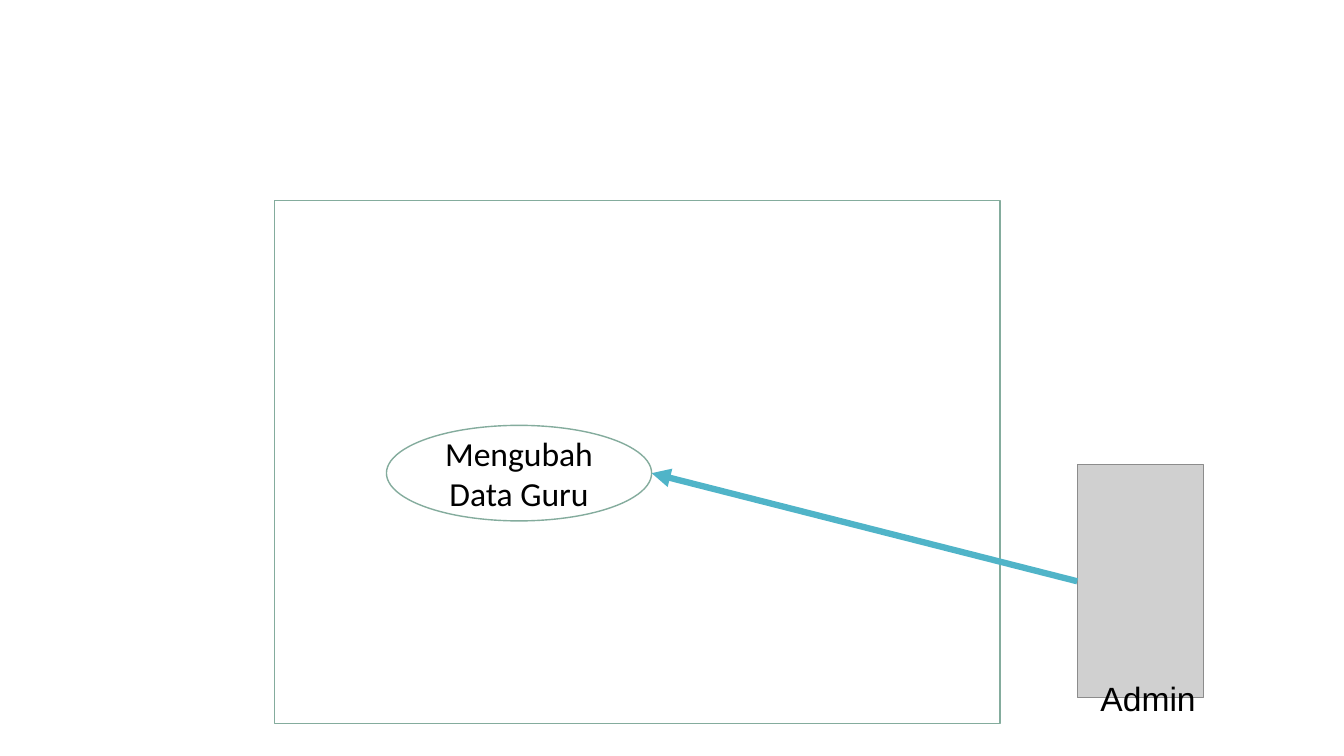
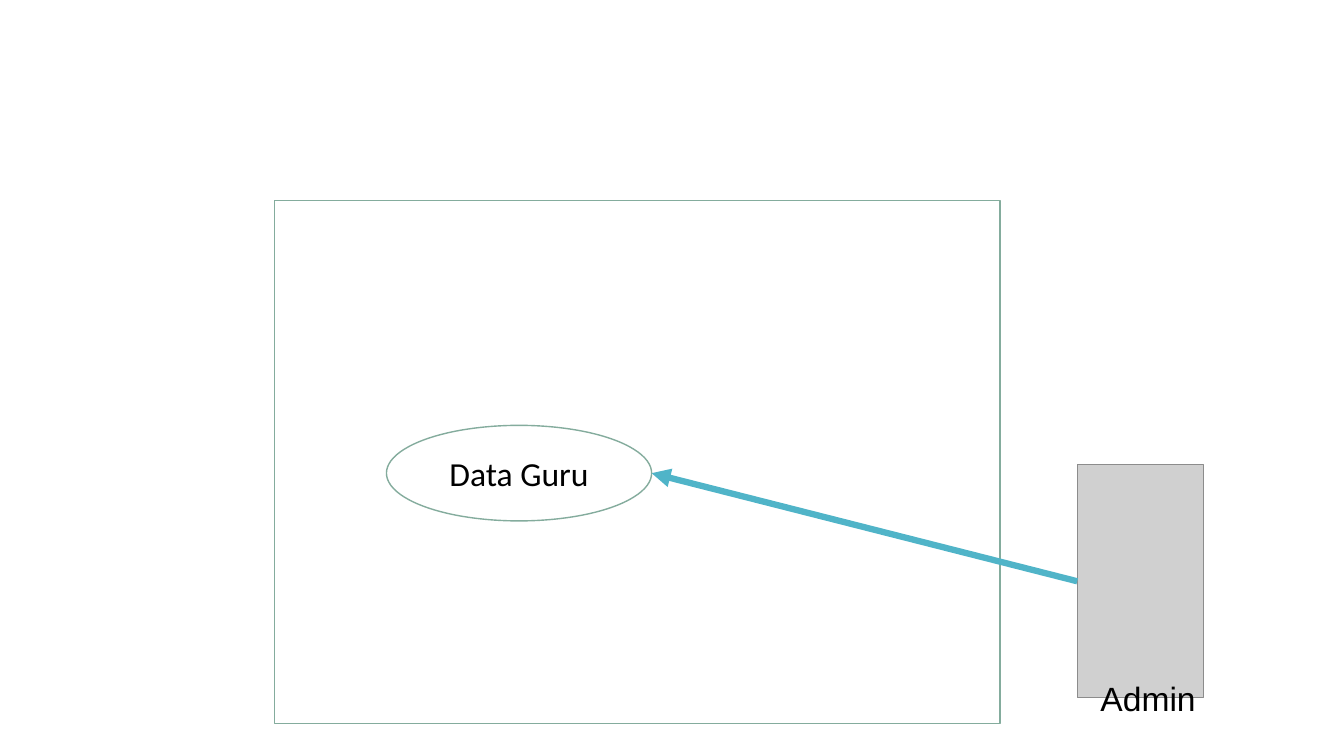
Before and after one commit to ilham513/mypresence, a slide deck: slide 14 of desain/kerangka desain.pptx. Drawn at 1344x756 pixels with LibreOffice and Linux fonts; fonts in the diff are those of the drawing; grey boxes stand for pictures. Boxes give left, top, right and bottom in pixels: in the first picture for what was removed or moved away, otherwise in the second. Text is boxed around its words. In the diff, an @@ line names an element or a change of style, - is before the commit and + after.

```diff
--- a/desain/kerangka desain.pptx
+++ b/desain/kerangka desain.pptx
@@ text in ellipse at [449,464,588,487]: text changed @@
-Mengubah Data Guru
+Data Guru
```
Also in this commit, not shown: 3 other slides changed.
